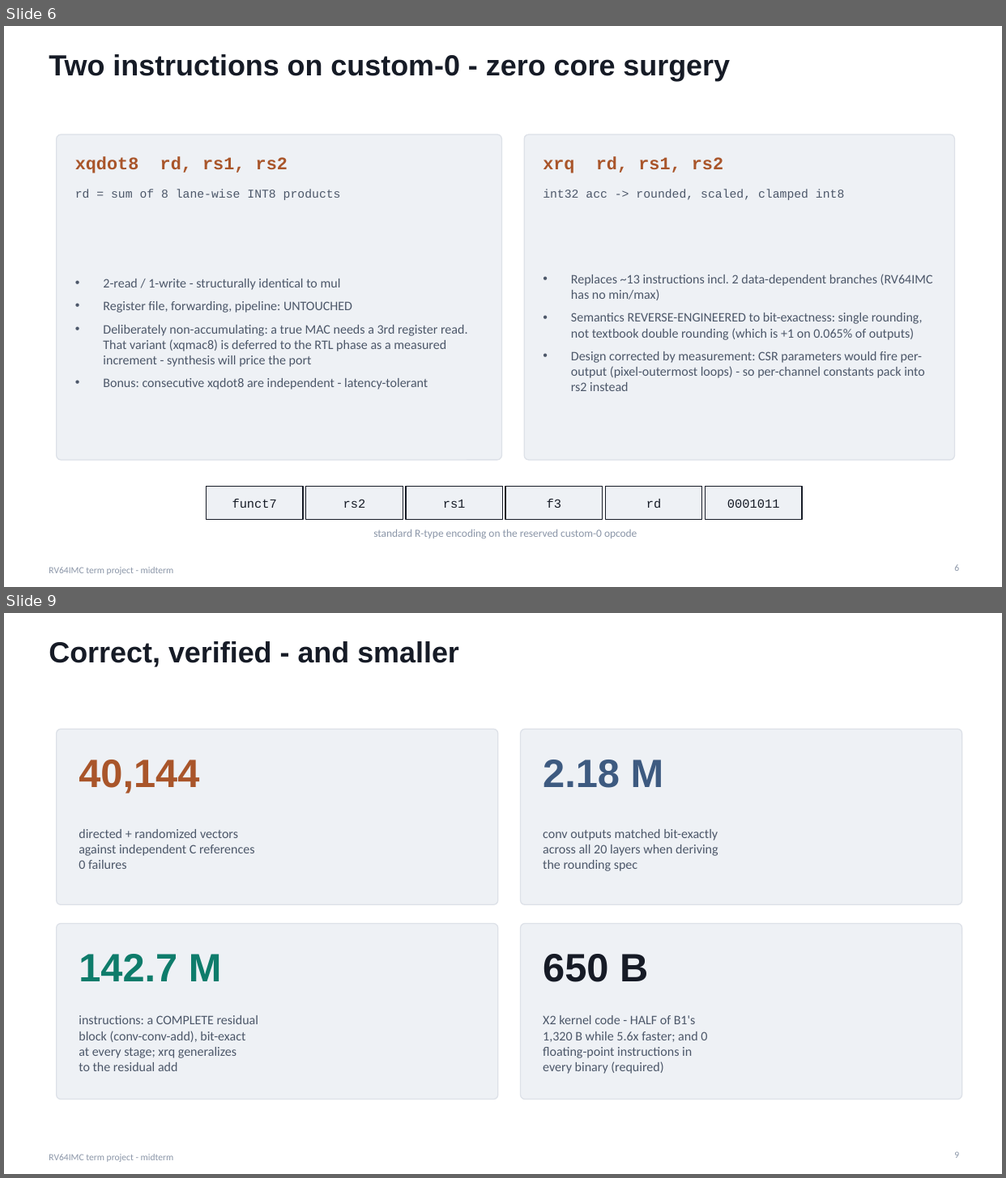
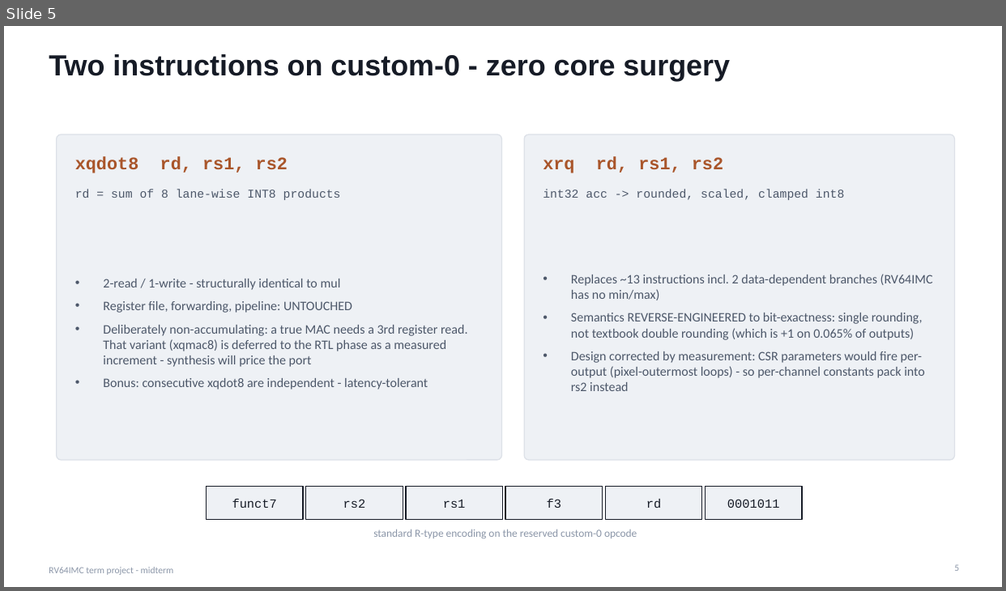
Before and after one commit to ido-flow/rv64-qnn, a slide deck: docs/slides/rv64_midterm_slides.pptx. Shown one above the other, each under a label of ours: slides 6 and 9 before the commit, slide 5 after it; the slides between them are not shown. The pictures are 1006x1178 and 1006x591 pixels, drawn with LibreOffice and Linux fonts; fonts in the diff are those of the drawing. Boxes give left, top, right and bottom in pixels: in the first picture for what was removed or moved away, otherwise in the second. Text is boxed around its words. In the diff, an @@ line names an element or a change of style, - is before the commit and + after.

```diff
--- a/docs/slides/rv64_midterm_slides.pptx
+++ b/docs/slides/rv64_midterm_slides.pptx
@@ slide 9 removed at [4,613,1002,1174], background #FFFFFF; not listed: 1 template element that a slide beside it also shows @@
@@ title removed at [49,641,459,667] @@
-Correct, verified - and smaller
@@ rounded rectangle removed at [57,729,498,905] @@
@@ rounded rectangle removed at [521,729,962,905] @@
@@ text removed at [79,760,199,794] @@
-40,144
@@ text removed at [543,760,664,788] @@
-2.18 M
@@ text removed at [79,829,254,869] @@
-directed + randomized vectors
-against independent C references
-0 failures
@@ text removed at [543,829,718,871] @@
-conv outputs matched bit-exactly
-across all 20 layers when deriving
-the rounding spec
@@ rounded rectangle removed at [57,924,498,1100] @@
@@ rounded rectangle removed at [521,924,962,1100] @@
@@ text removed at [79,954,222,982] @@
-142.7 M
@@ text removed at [543,954,648,982] @@
-650 B
@@ text removed at [79,1016,258,1071] @@
-instructions: a COMPLETE residual
-block (conv-conv-add), bit-exact
-at every stage; xrq generalizes
-to the residual add
@@ text removed at [543,1016,707,1074] @@
-X2 kernel code - HALF of B1's
-1,320 B while 5.6x faster; and 0
-floating-point instructions in
-every binary (required)
@@ page number removed at [954,1152,959,1158] @@
-9
@@ what was slide 6 is now slide 5 @@
@@ page number at [954,565,959,571]: text changed @@
-6
+5
```
Also in this commit, not shown: 5 slides changed, 5 slides added, 1 other slide removed, 7 other files.
